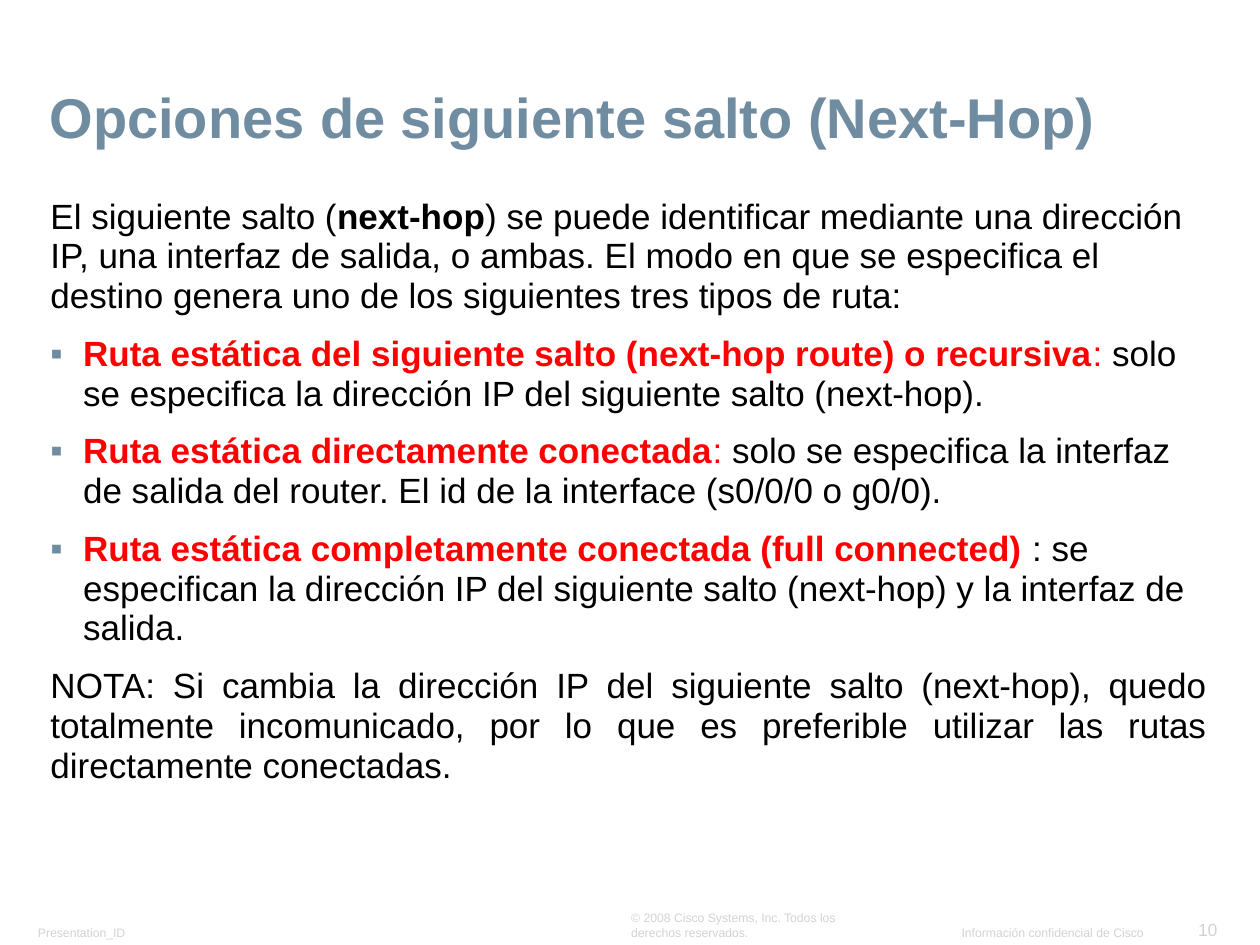
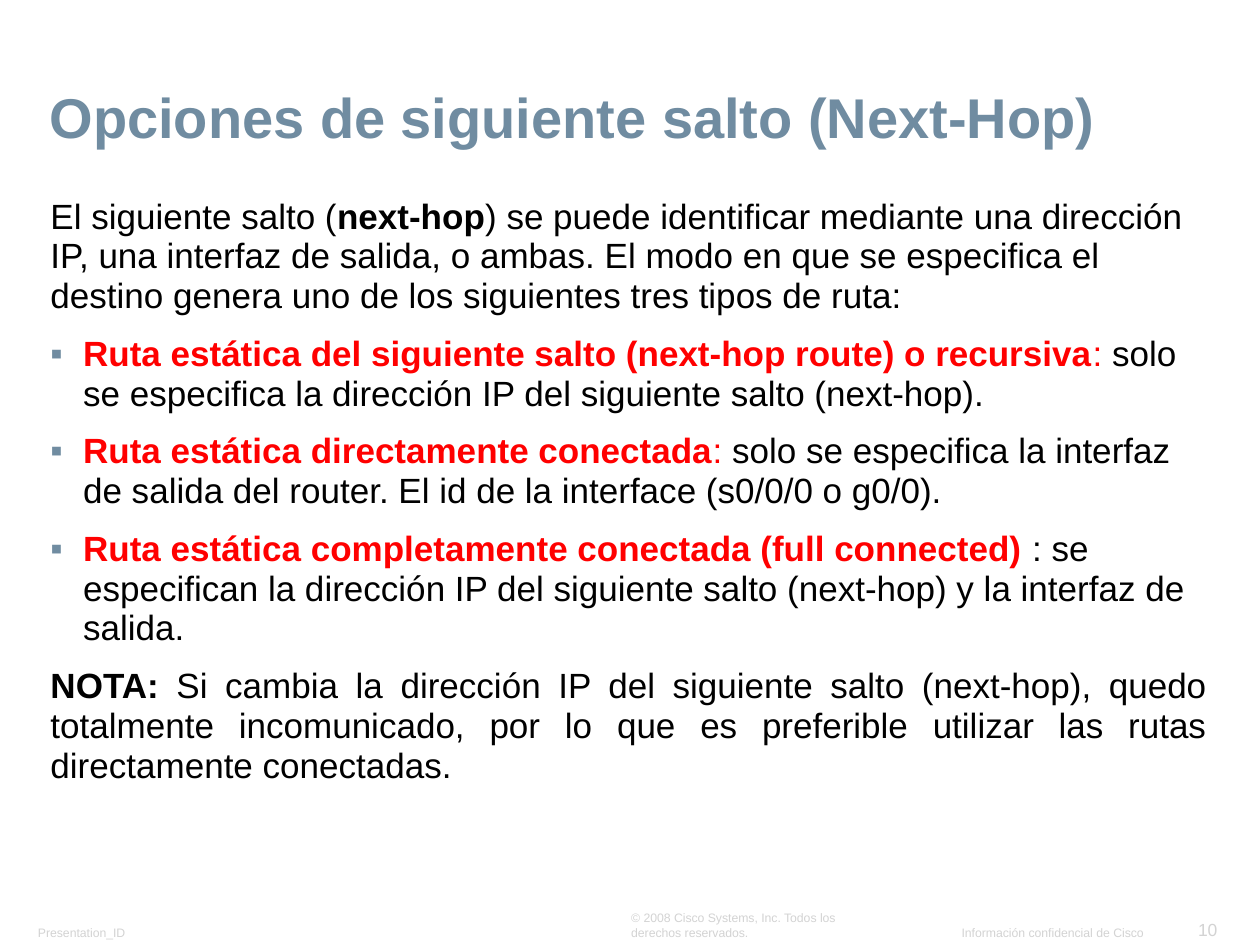
Before and after one commit to lizetheP/Seguridad, a slide deck: slide 10 of Calendario/Presentaciones/6_Ruteo_estatico.pptx. Drawn at 1260x945 pixels with LibreOffice and Linux fonts; fonts in the diff are those of the drawing; background and template pictures are left out. Boxes give left, top, right and bottom in pixels: in the first picture for what was removed or moved away, otherwise in the second. Text is boxed around its words. In the diff, an @@ line names an element or a change of style, - is before the commit and + after.

```diff
--- a/Calendario/Presentaciones/6_Ruteo_estatico.pptx
+++ b/Calendario/Presentaciones/6_Ruteo_estatico.pptx
@@ text at [50, 672, 1206, 779]: bold on in "NOTA:" @@
```
Also in this commit, not shown: 4 other slides changed, 1 slide added, 1 slide removed, 4 other files.
